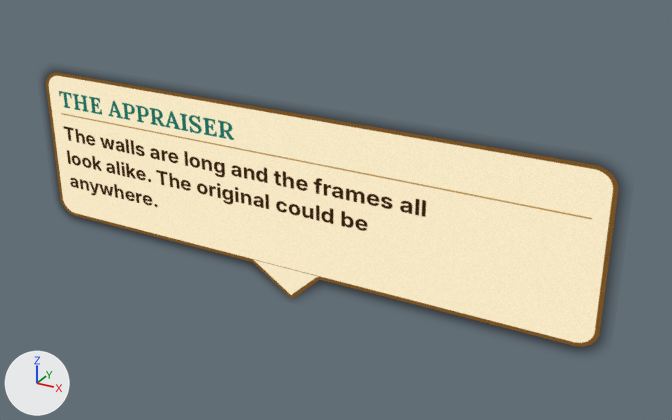
Renders of the glTF model sb_appraiser_t4.glb from each side of a commit.
Rendered twice from a camera (50 mm lens) standing at (2.06, -3.31, 1.69) and looking at (0.2, 0.07, 0.0). Lighting does not change. The marker at lower left points along +X, +Y and +Z. The picture after the commit comes second. Vertices at exactly the same position are counted once.

The first picture shows 'spire'.
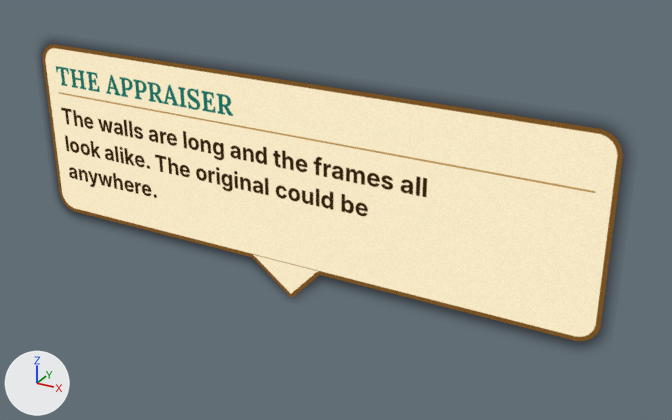
The newer file is also rescaled (x0.87), turned or shifted as a whole; pictures and numbers use the older file's frame.

Where the change shows, as pixel boxes (x1, y1, x2, y2) in the pictures (672 x 420 px):
```json
{"object": "spire", "change": "reshaped", "before": [44, 71, 621, 350], "after": [41, 42, 625, 345], "on screen": "9% taller"}
```

The change, as JSON lines over the scene's bpy script:
```json
{"block": "me_spire", "where": "# used by ob_spire; location = (0.0, 0.0, 0.0)"}
{"op": "remove", "block": "me_spire", "code": "me_spire.from_pydata(...)  # 4 vertices, 2 faces; spans x -1.49..1.49, y 0.0, z -0.5..0.5"}
{"op": "add", "block": "me_spire", "code": "me_spire.from_pydata(...)  # 4 vertices, 2 faces; spans x -1.49..1.49, y 0.0, z -0.5..0.65"}
{"block": "me_spire", "change": "me_spire part 1"}
{"op": "set", "path": "me_spire.vertices[2].co", "old": "(1.49, 0.0, 0.5)", "new": "(1.49, 0.0, 0.65)"}
{"op": "set", "path": "me_spire.vertices[3].co", "old": "(-1.49, 0.0, 0.5)", "new": "(-1.49, 0.0, 0.65)"}
```
